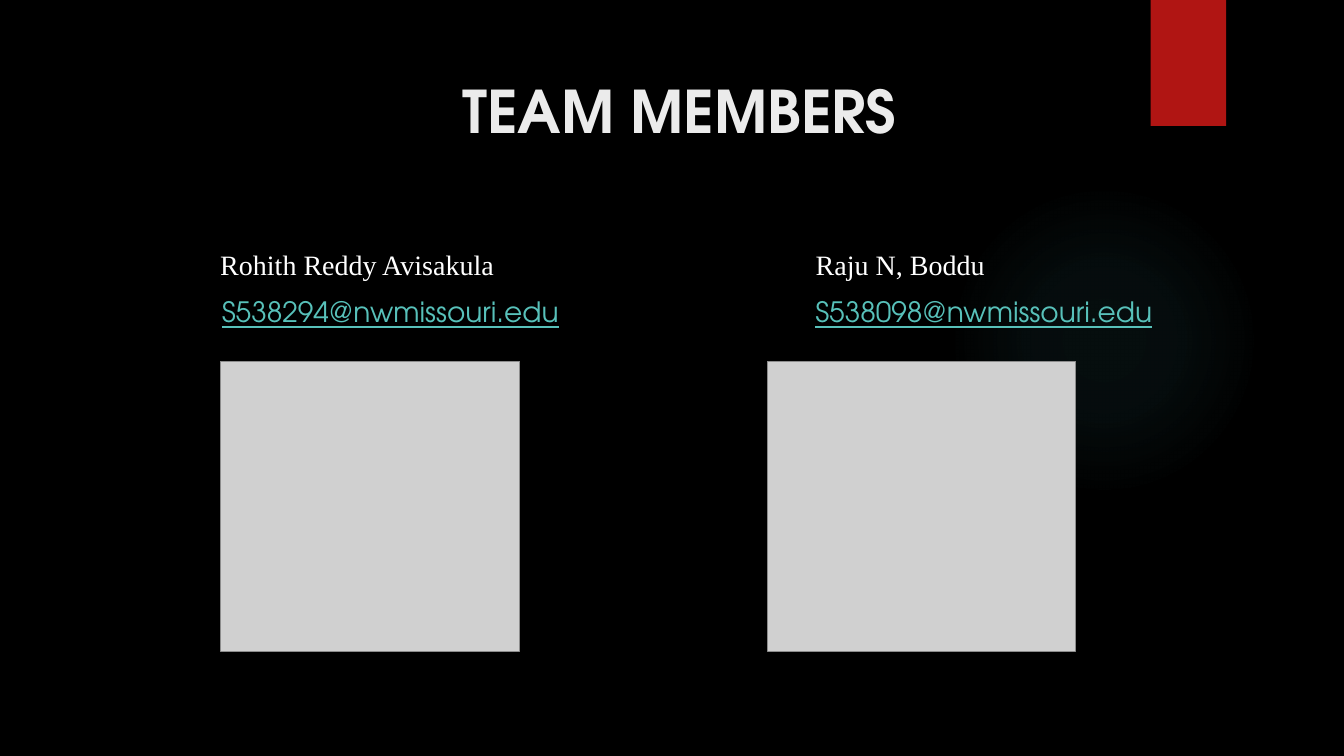
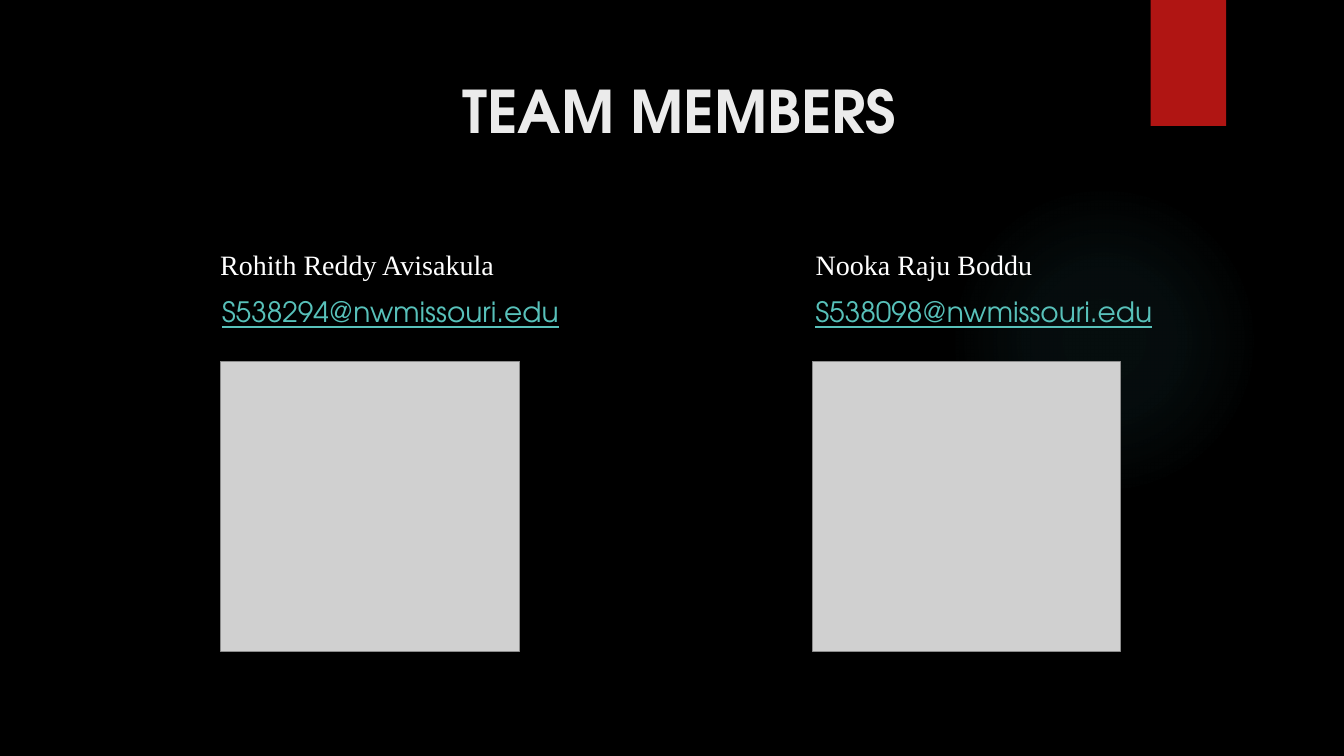
Before and after one commit to nrajubn/Full-Stack-App, a slide deck: slide 2 of Northwest hunt .pptx. Drawn at 1344x756 pixels with LibreOffice and Linux fonts; fonts in the diff are those of the drawing; grey boxes stand for pictures; background and template pictures are left out. Boxes give left, top, right and bottom in pixels: in the first picture for what was removed or moved away, otherwise in the second. Text is boxed around its words. In the diff, an @@ line names an element or a change of style, - is before the commit and + after.

Commit message:
updated readme and ppt

```diff
--- a/Northwest hunt .pptx
+++ b/Northwest hunt .pptx
@@ text at bbox=[220, 255, 1032, 280]: text changed @@
-Rohith Reddy Avisakula Raju N, Boddu
+Rohith Reddy Avisakula Nooka Raju Boddu
@@ picture: place and size @@
-picture at bbox=[767, 362, 1076, 651]
+picture at bbox=[813, 362, 1121, 651]
```
